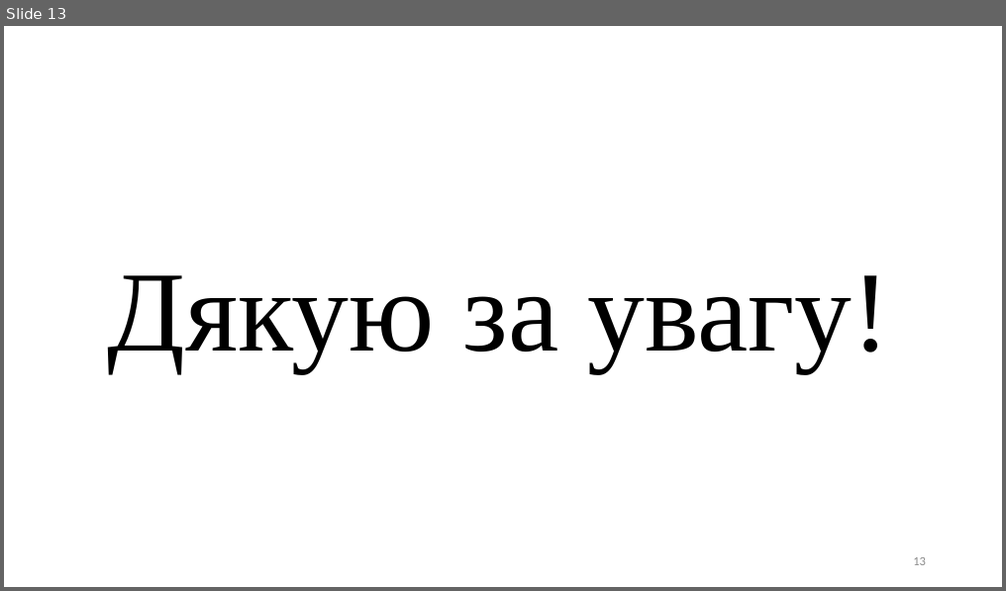
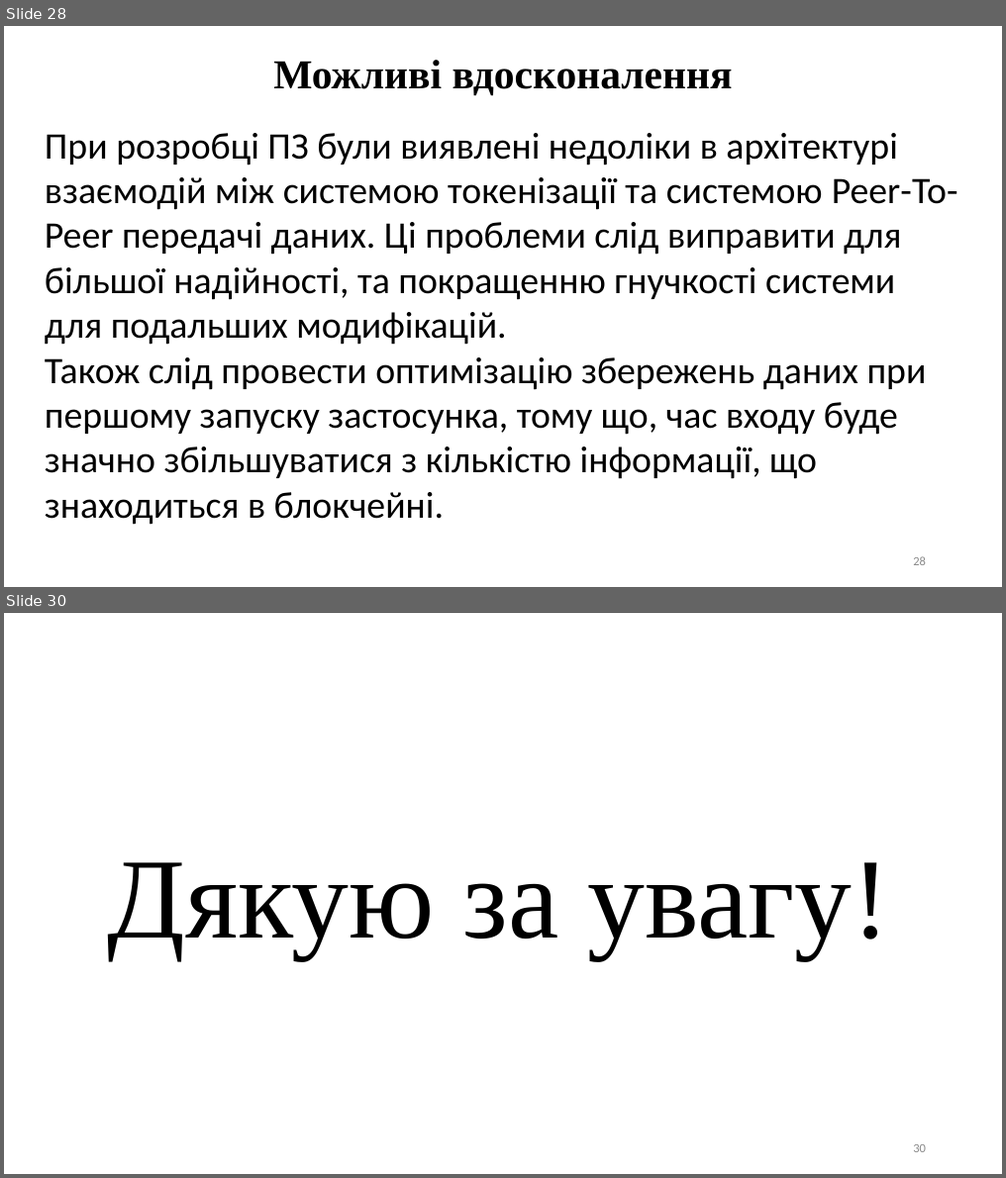
Before and after one commit to Lenartov/source, a slide deck: Диплом/Диплом презентація.pptx. Shown one above the other, each under a label of ours: slide 13 before the commit, slides 28 and 30 after it; the slides between them are not shown. The pictures are 1006x591 and 1006x1178 pixels, drawn with LibreOffice and Linux fonts; fonts in the diff are those of the drawing. Boxes give left, top, right and bottom in pixels: in the first picture for what was removed or moved away, otherwise in the second. Text is boxed around its words. In the diff, an @@ line names an element or a change of style, - is before the commit and + after.

```diff
--- a/Диплом/Диплом презентація.pptx
+++ b/Диплом/Диплом презентація.pptx
@@ slide 28 added at (x1=4, y1=26, x2=1002, y2=587), background #FFFFFF @@
@@ text added at (x1=273, y1=60, x2=733, y2=96), 39.6 pt, text #000000, bold @@
+Можливі вдосконалення
@@ text added at (x1=45, y1=133, x2=958, y2=525), 36 pt, text #000000 @@
+При розробці ПЗ були виявлені недоліки в архітектурі взаємодій між системою токенізації та системою Peer-To-Peer передачі даних. Ці проблеми слід виправити для більшої надійності, та покращенню гнучкості системи для подальших модифікацій.
+Також слід провести оптимізацію збережень даних при першому запуску застосунка, тому що, час входу буде значно збільшуватися з кількістю інформації, що знаходиться в блокчейні.
@@ page number added at (x1=913, y1=557, x2=926, y2=566), 12 pt, text #8C8C8C @@
+28
@@ what was slide 13 is now slide 30 @@
@@ page number at (x1=913, y1=1145, x2=926, y2=1153): text changed @@
-13
+30
```
Also in this commit, not shown: 2 slides changed, 17 other slides added, 1 slide removed, 2 other files.
